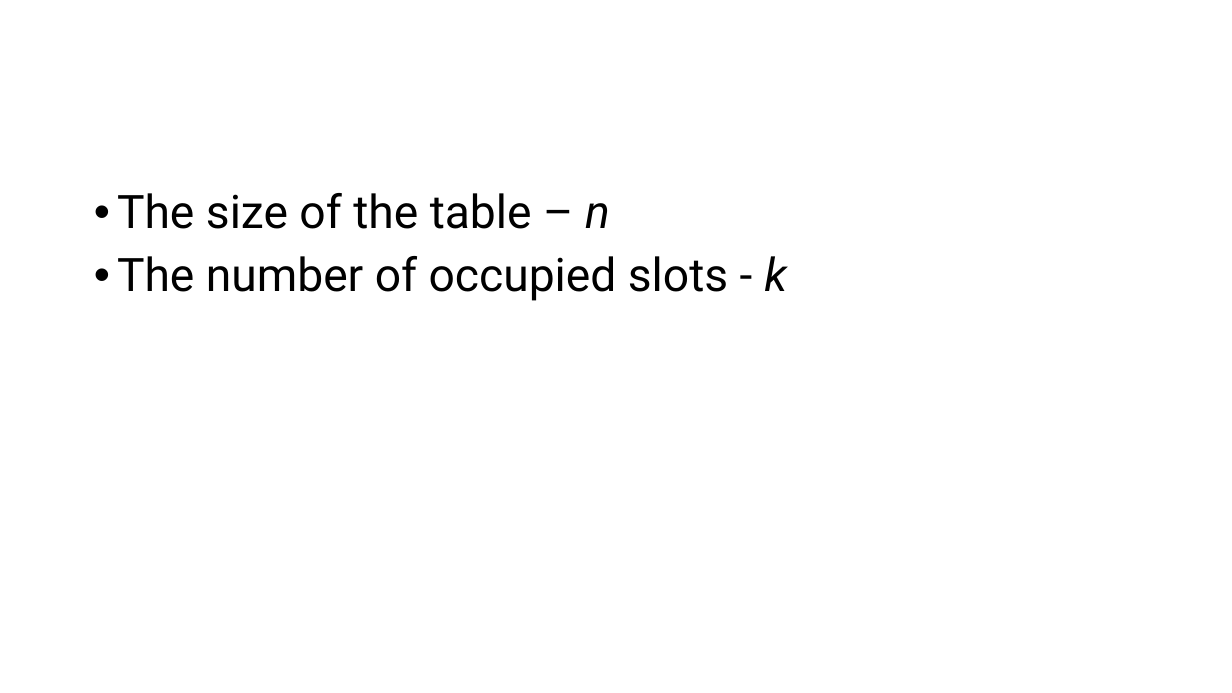
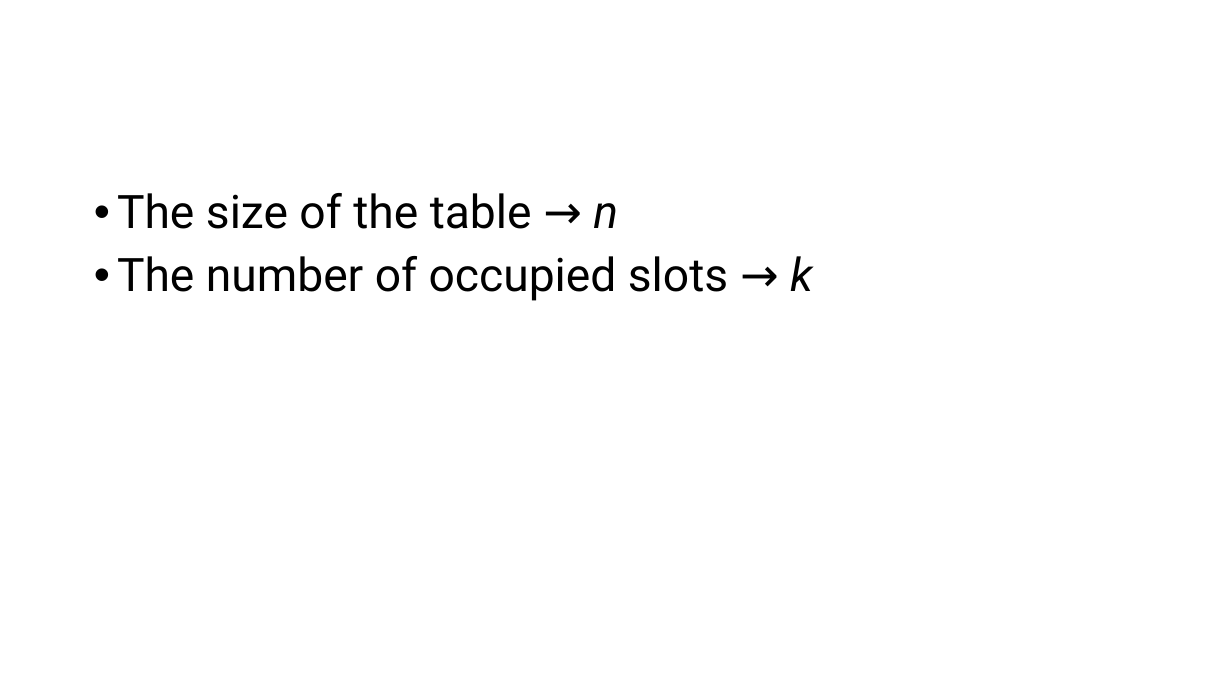
Before and after one commit to RobertNagy299/dsa-i-teaching, a slide deck: slide 9 of MyOwnPresentations/Hash_Tables_VII.pptx. Drawn at 1232x693 pixels with LibreOffice and Linux fonts; fonts in the diff are those of the drawing; grey boxes stand for pictures. Boxes give left, top, right and bottom in pixels: in the first picture for what was removed or moved away, otherwise in the second. Text is boxed around its words. In the diff, an @@ line names an element or a change of style, - is before the commit and + after.

Commit message:
Finish 7th lecture about hash tables and collision resolution methods

```diff
--- a/MyOwnPresentations/Hash_Tables_VII.pptx
+++ b/MyOwnPresentations/Hash_Tables_VII.pptx
@@ text at (117, 193, 813, 301): text changed @@
-• The size of the table – n
-• The number of occupied slots - k
+• The size of the table → n
+• The number of occupied slots → k
```
Also in this commit, not shown: 2 other slides changed, 13 slides added, 1 slide removed, 1 other file.
